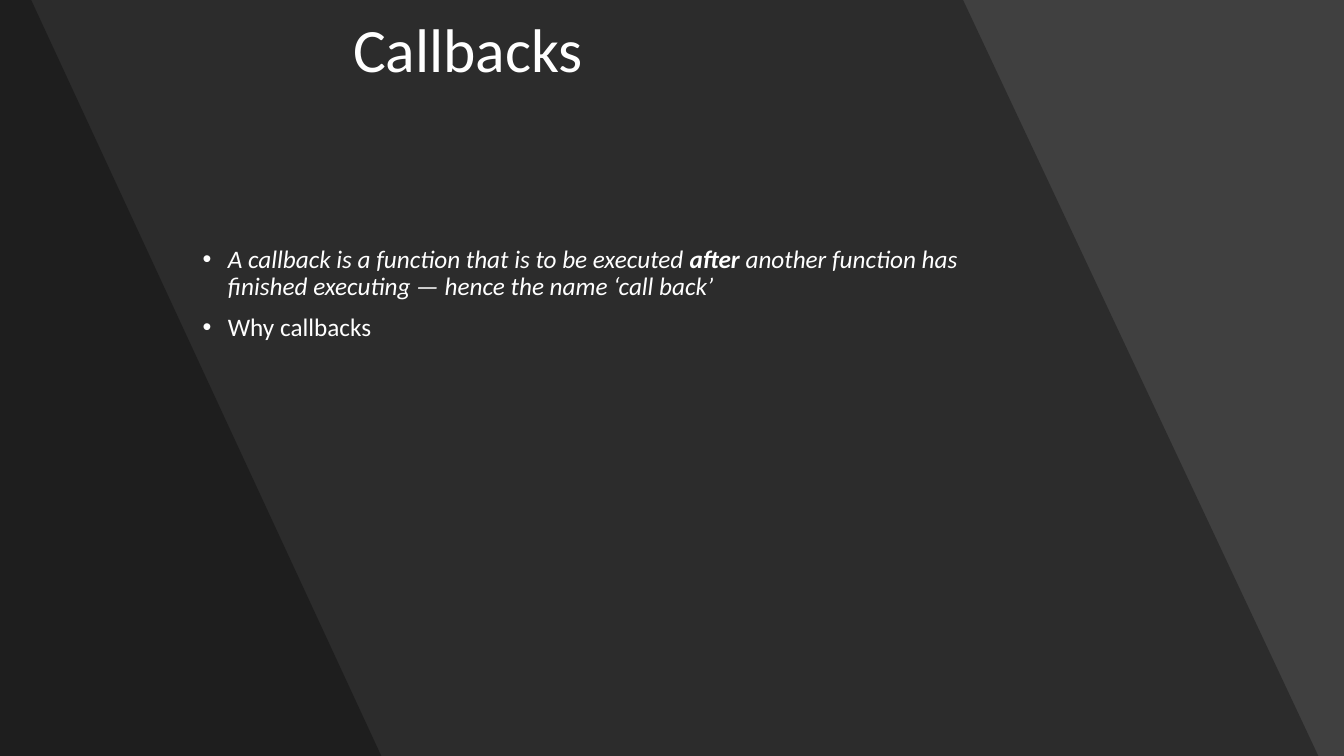
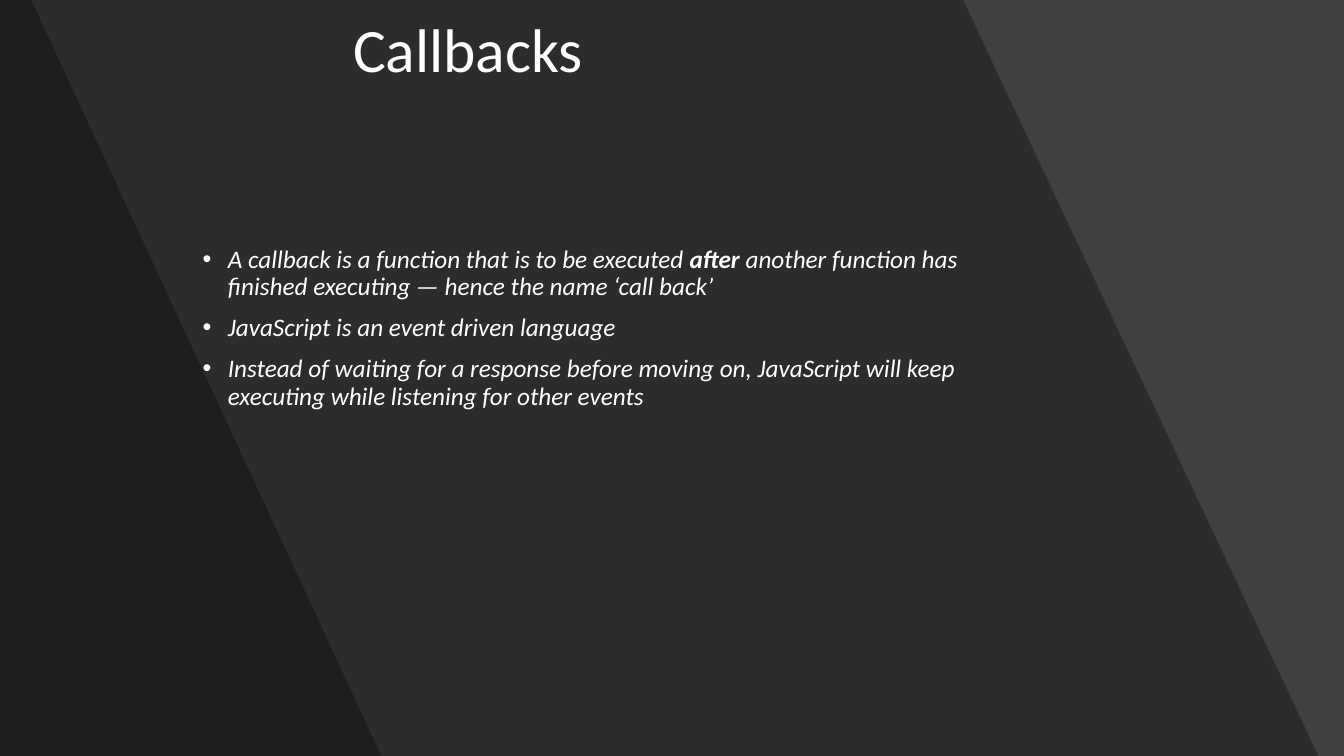
Before and after one commit to ved740/modern-js-session, a slide deck: slide 18 of Modern JavaScript.pptx (slide 17 before the commit). Drawn at 1344x756 pixels with LibreOffice and Linux fonts; fonts in the diff are those of the drawing. Boxes give left, top, right and bottom in pixels: in the first picture for what was removed or moved away, otherwise in the second. Text is boxed around its words. In the diff, an @@ line names an element or a change of style, - is before the commit and + after.

```diff
--- a/Modern JavaScript.pptx
+++ b/Modern JavaScript.pptx
@@ text at box(228, 318, 955, 410): text changed; italic on @@
-• Why callbacks
+• JavaScript is an event driven language
+• Instead of waiting for a response before moving on, JavaScript will keep executing while listening for other events
```
Also in this commit, not shown: 5 other slides changed, 1 slide added, 2 other files.
